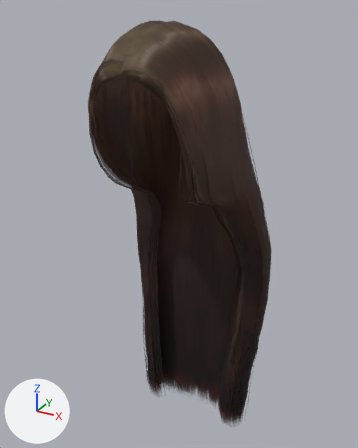
Two versions of the glTF model assets/modular/hair/long01_female.glb, one commit apart.
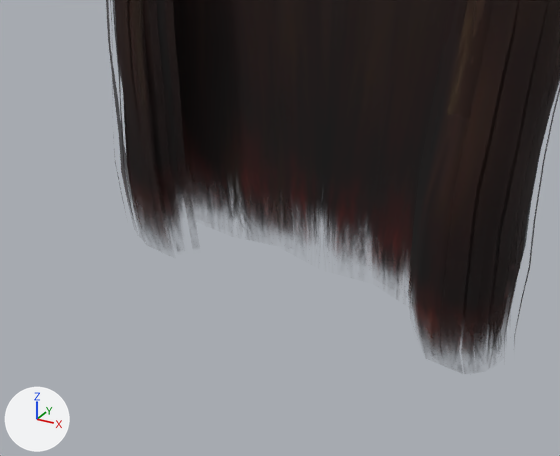
The first picture shows the older version from a 50 mm camera at (0.337, -0.603, 1.696) aimed at (-0.003, 0.016, 1.387). The close-ups show the older and then the newer version on the part from 33% to 71% of the width and 75% to 100% of the height of that picture. Only the edits that show in the close-ups are written down. Lighting does not change. The marker at lower left points along +X, +Y and +Z.

In view in the first close-up: 'Human.long01'.
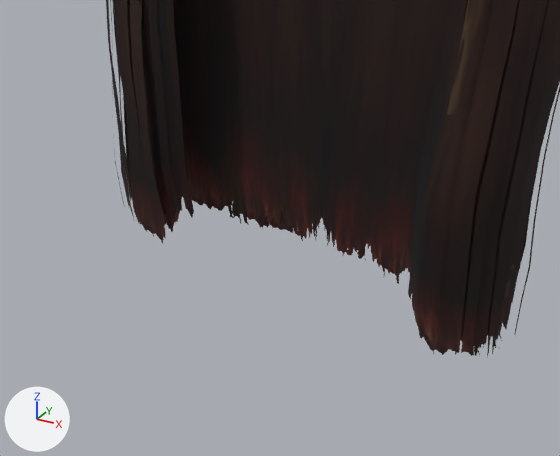
Boxes (x1, y1, x2, y2) around the edits, measured in the close-ups (560 x 456 px):
'Human.long01', surface changed
    both: (106, 0, 560, 358)

Edits to the bpy script that builds the scene:
```text
Change mat_human_long01:
    add n3 = _N.new('ShaderNodeMath'); n3.name = 'Math'
    add n3.operation = 'SUBTRACT'
    add n3.inputs[0].default_value = 1.0  # 'Value'
    add n4 = _N.new('ShaderNodeMath'); n4.name = 'Math.001'
    add n4.operation = 'LESS_THAN'
    where n2 = _N.new('ShaderNodeTexImage'); n2.name = 'Image Texture'
    where n0 = _N.new('ShaderNodeBsdfPrincipled'); n0.name = 'Principled BSDF'
    remove _L.new(n2.outputs[1], n0.inputs[4])  # 'Alpha' to 'Alpha'
    add _L.new(n3.outputs[0], n0.inputs[4])  # 'Value' to 'Alpha'
    add _L.new(n4.outputs[0], n3.inputs[1])  # 'Value' to 'Value'
    add _L.new(n2.outputs[1], n4.inputs[0])  # 'Alpha' to 'Value'
```
